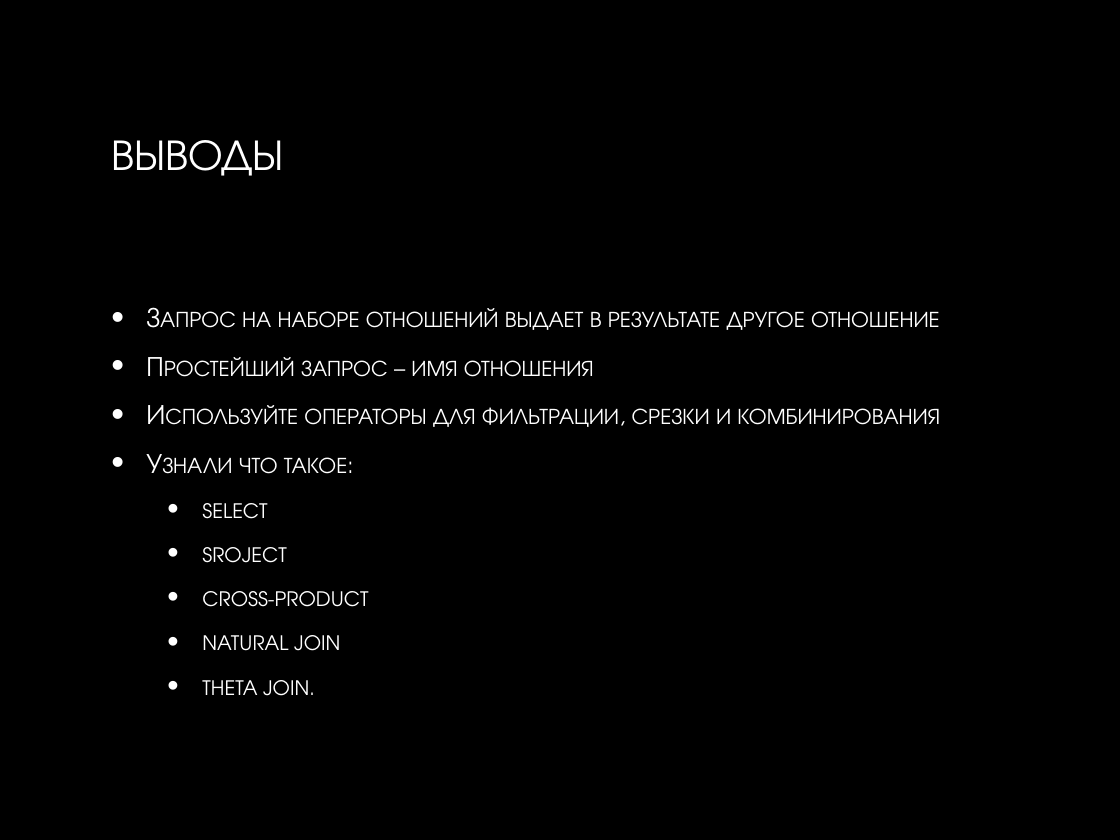
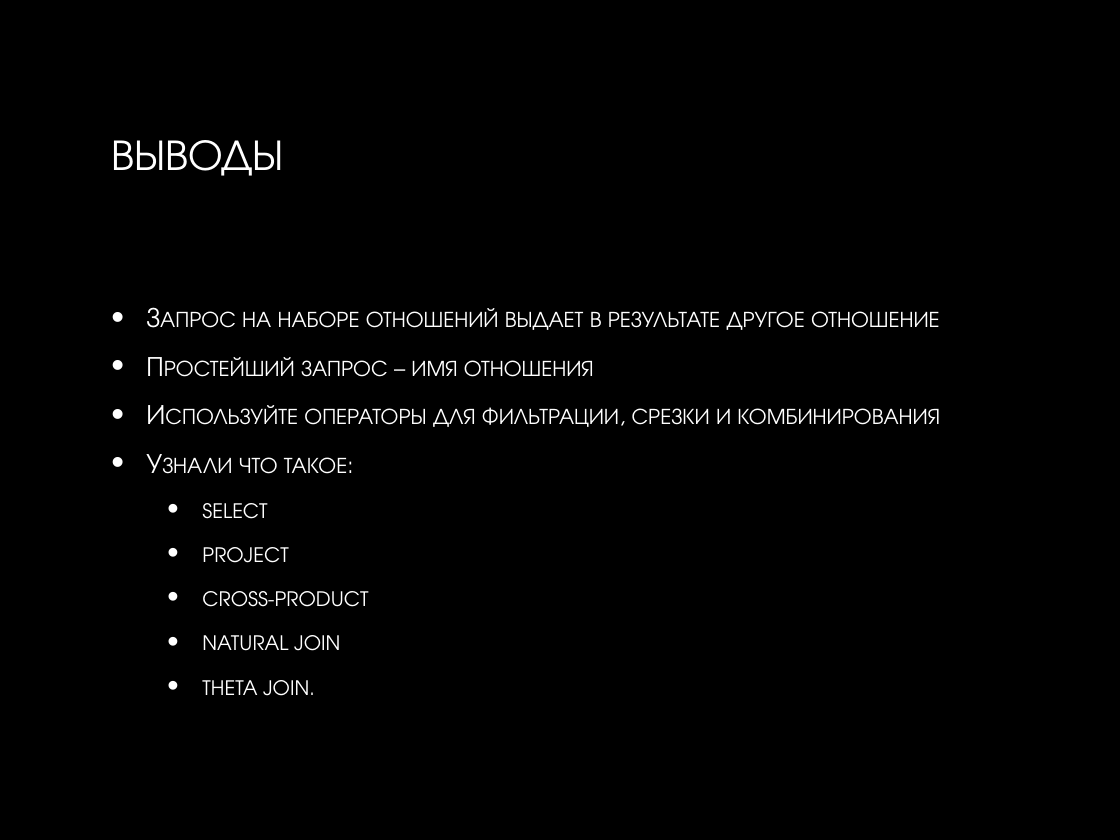
Before and after one commit to smurav/db13-14, a slide deck: slide 15 of sql/lectures/3_relational_algebra.pptx. Drawn at 1120x840 pixels with LibreOffice and Linux fonts; fonts in the diff are those of the drawing; background and template pictures are left out. Boxes give left, top, right and bottom in pixels: in the first picture for what was removed or moved away, otherwise in the second. Text is boxed around its words. In the diff, an @@ line names an element or a change of style, - is before the commit and + after.

Commit message:
Fixed tetha join definition.

```diff
--- a/sql/lectures/3_relational_algebra.pptx
+++ b/sql/lectures/3_relational_algebra.pptx
@@ text at box(202, 547, 288, 563): text changed @@
-  • sroject
+  • project
```
